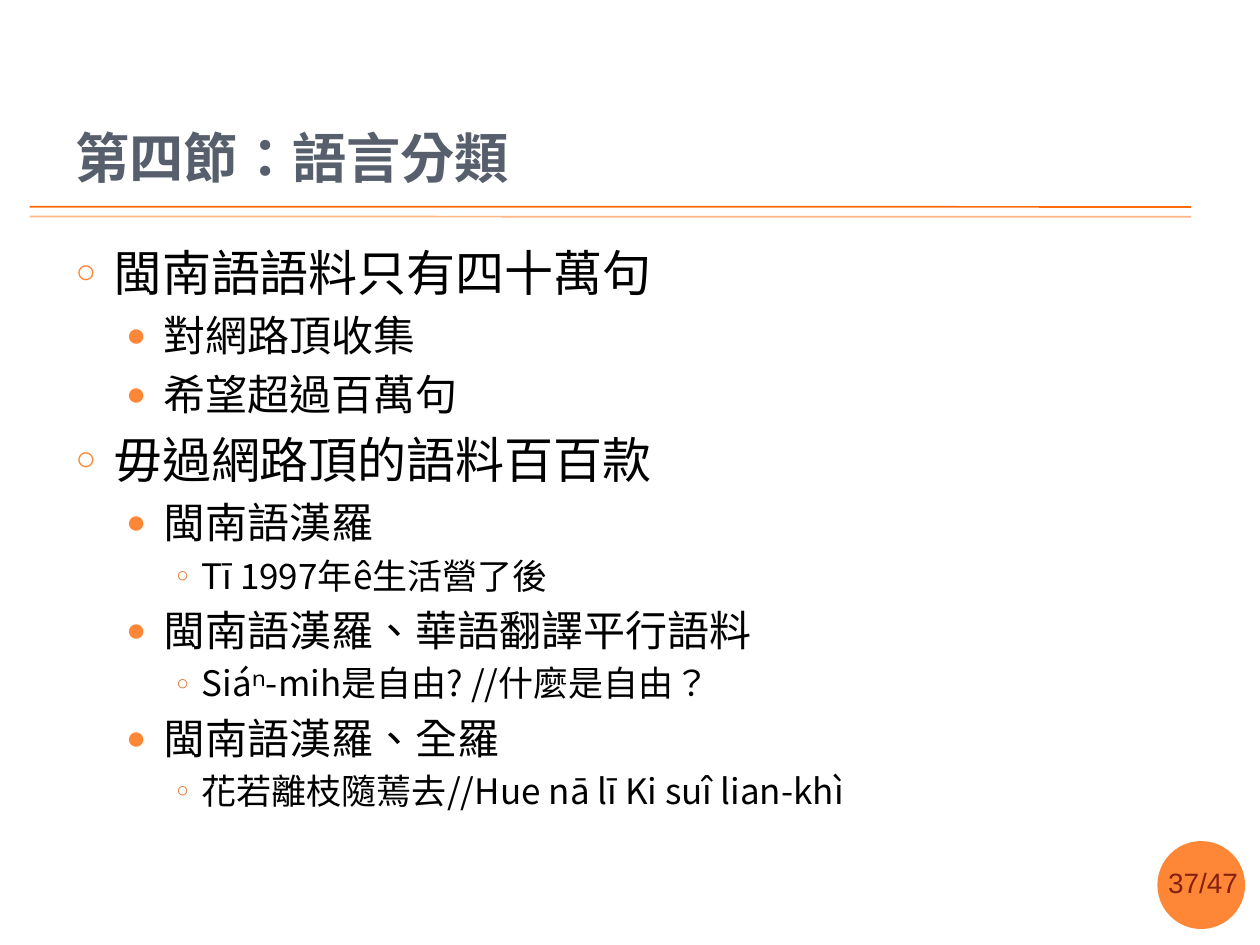
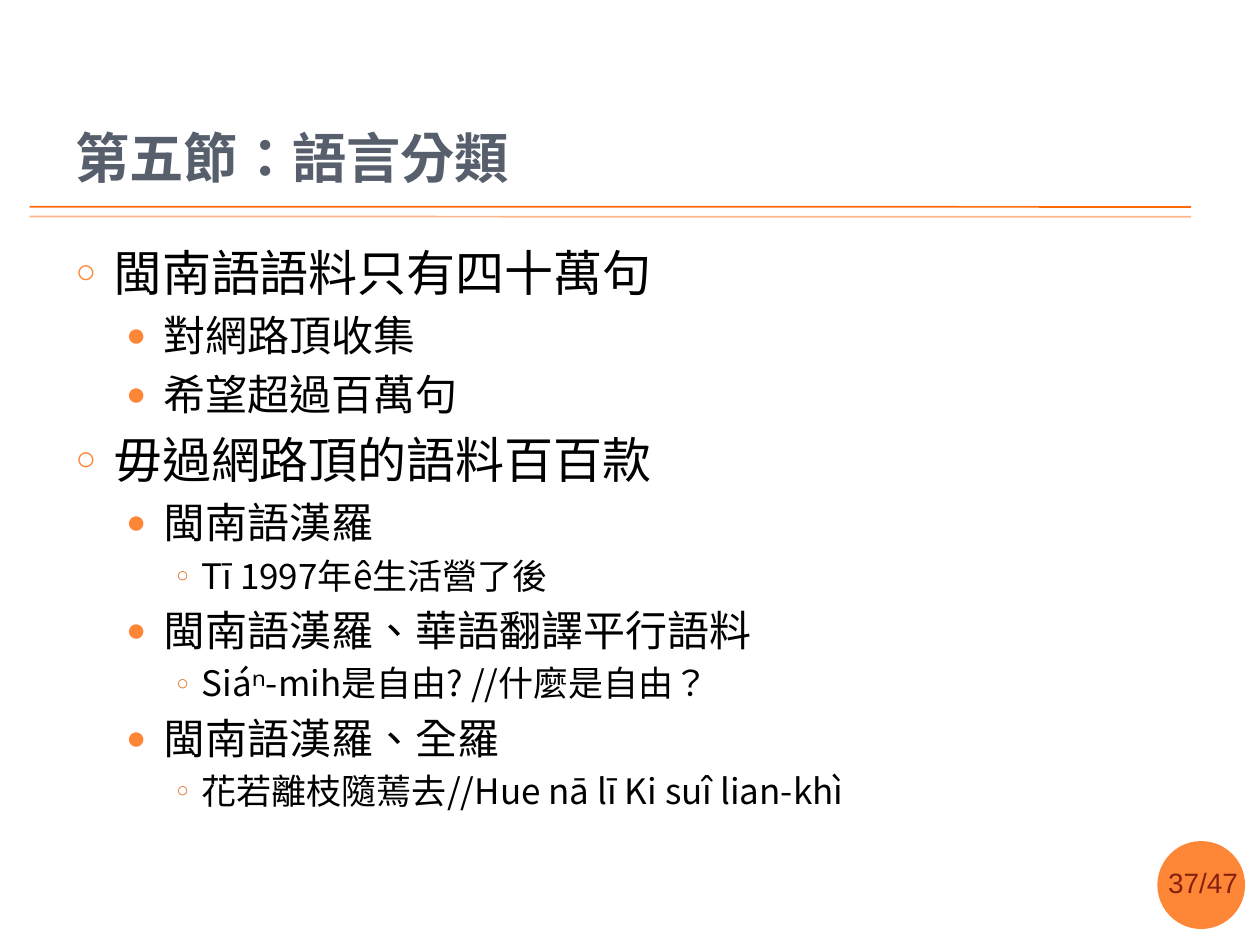
Before and after one commit to sih4sing5hong5/po3-ko3_tau5-iann2-phinn3, a slide deck: slide 37 of 翻譯報告.pptx. Drawn at 1260x945 pixels with LibreOffice and Linux fonts; fonts in the diff are those of the drawing; background and template pictures are left out. Boxes give left, top, right and bottom in pixels: in the first picture for what was removed or moved away, otherwise in the second. Text is boxed around its words. In the diff, an @@ line names an element or a change of style, - is before the commit and + after.

```diff
--- a/翻譯報告.pptx
+++ b/翻譯報告.pptx
@@ title at (75,131,509,183): text changed @@
-第四節：語言分類
+第五節：語言分類
```
Also in this commit, not shown: 6 other slides changed.
